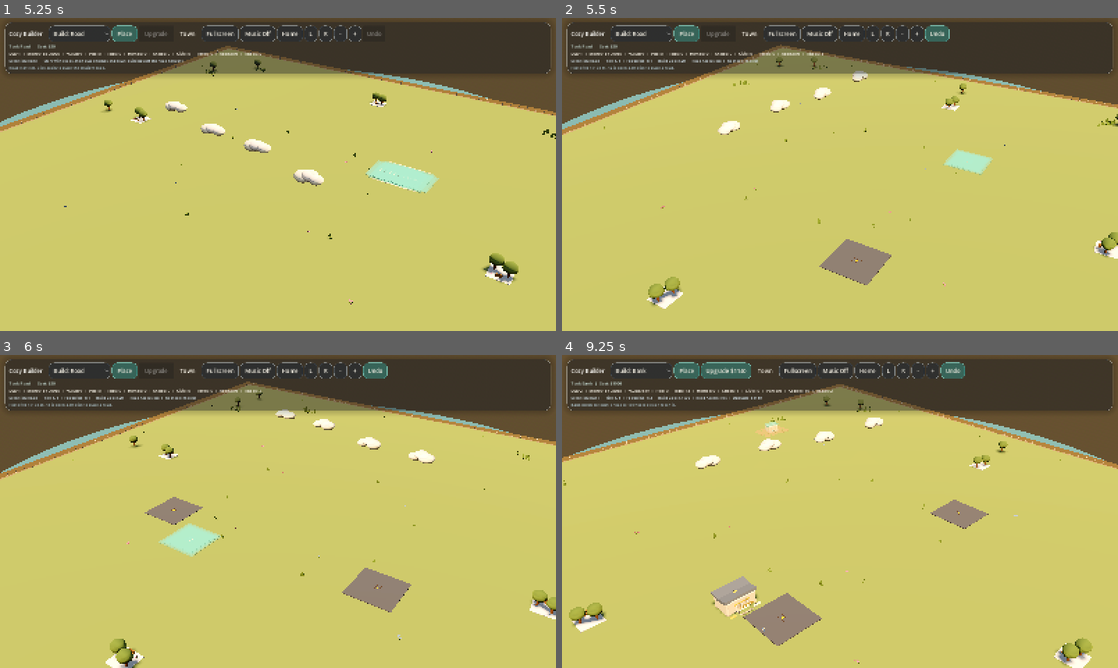
Above: before the commit, frames 1-4 (two rows, left to right).
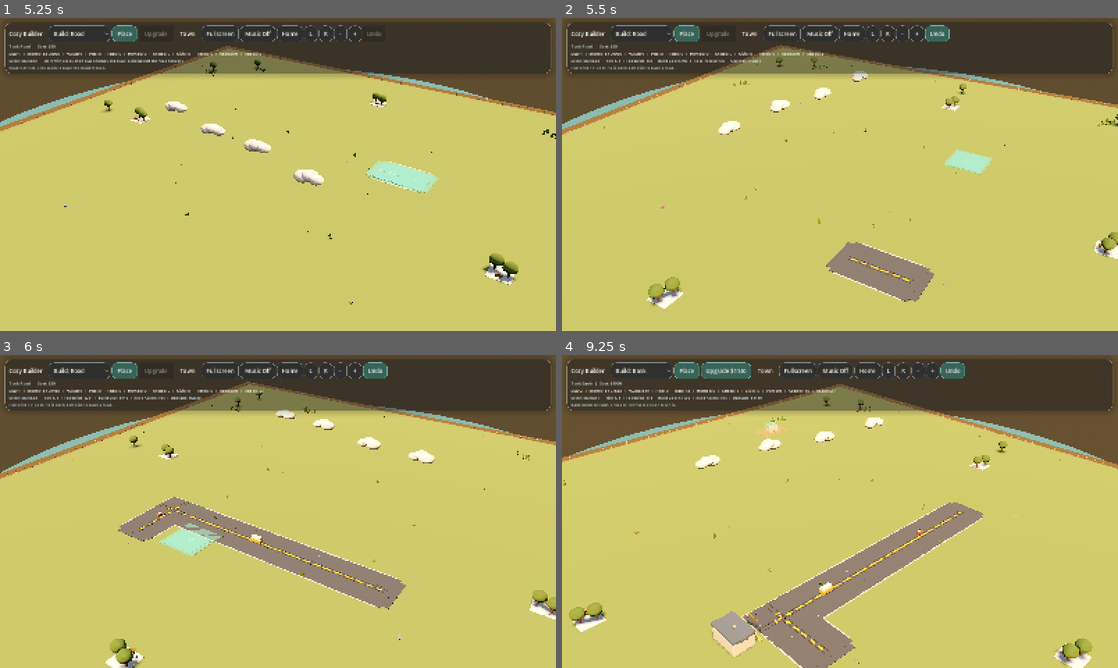
Above: after the commit, the same moments.

Repository: johnswaffles/my-backend-api
Game: Godot game, scene res://scenes/main_scene.tscn
Same seed, same stepped clock (60 frames per second), same inputs: the game is played once before the commit and once after it.
Inputs (mouse positions are in pixels of both pictures, inside the frame that each line leads up to):
- Up to frame 1 (5.25 s): click "Place" at 0.5 s; click "Build: Road" at 1.25 s; click "Town" at 2 s; click "Home" at 2.75 s; click "L" at 3.5 s; click "R" at 4.25 s; tap Space at 5 s; move the mouse to (400, 158) at 5.02 s; hold D from 5.03 s (still down); tap 1 at 5.1 s; click (400, 158) at 5.17 s
- Up to frame 2 (5.5 s): keep holding D; tap Space at 5.27 s
- Up to frame 3 (6 s): release D at 5.75 s; tap Enter at 5.75 s; drag from (166, 527) to (250, 574) at 5.77 s
- Up to frame 4 (9.25 s): tap Enter at 6.5, 8.75 s; move the mouse to (895, 442) at 6.52 s; hold D 6.53-7.25 s; tap 3 at 6.6 s; drag from (812, 574) to (673, 464) at 7.27 s; move the mouse to (1006, 558) at 8.02 s; hold A 8.03-8.75 s; tap 5 at 8.1 s; tap Space at 8.27 s; drag from (673, 464) to (756, 433) at 8.77 s

Frame 1 is identical in both runs. In frame 2, 1.4% of the frame differs, in the area x 10-67%, y 11-91%; in frame 3, 4.0%; in frame 4, 6.7%, in the area x 9-77%, y 11-100%.

Commit message:
Fix road line end click targeting

Diff:
--- a/cozy-builder-godot/scripts/building_system.gd
+++ b/cozy-builder-godot/scripts/building_system.gd
@@ -1044,7 +1044,10 @@
 			_update_hover_from_mouse()
 			return
 
-		var road_cells := _road_line_cells(_road_line_start, _hover_anchor)
+		var road_end := _hovered_cell
+		if road_end.x < 0 or road_end.y < 0:
+			return
+		var road_cells := _road_line_cells(_road_line_start, road_end)
 		if not _road_line_is_valid(road_cells):
 			return
 		_place_road_line(road_cells)
